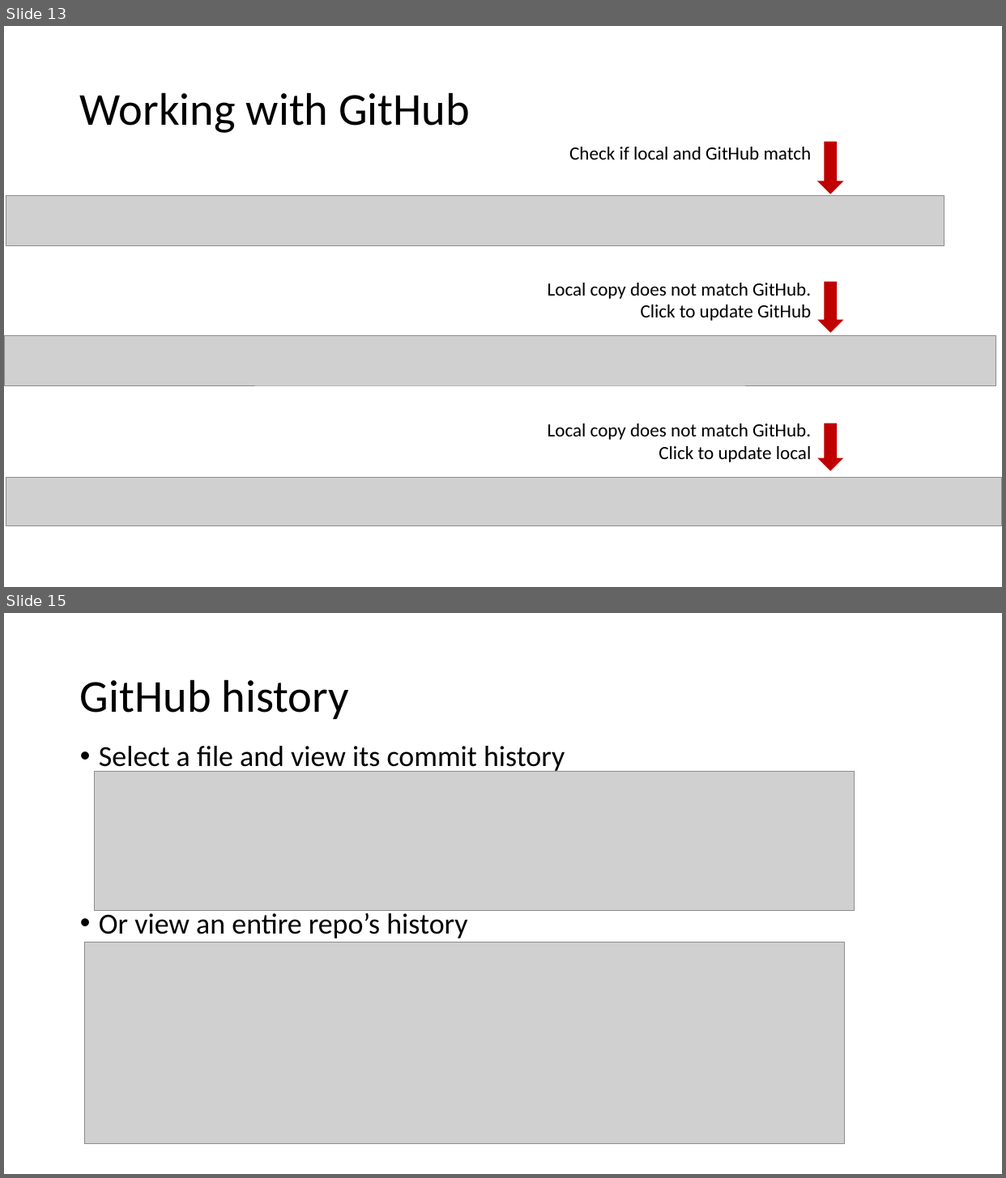
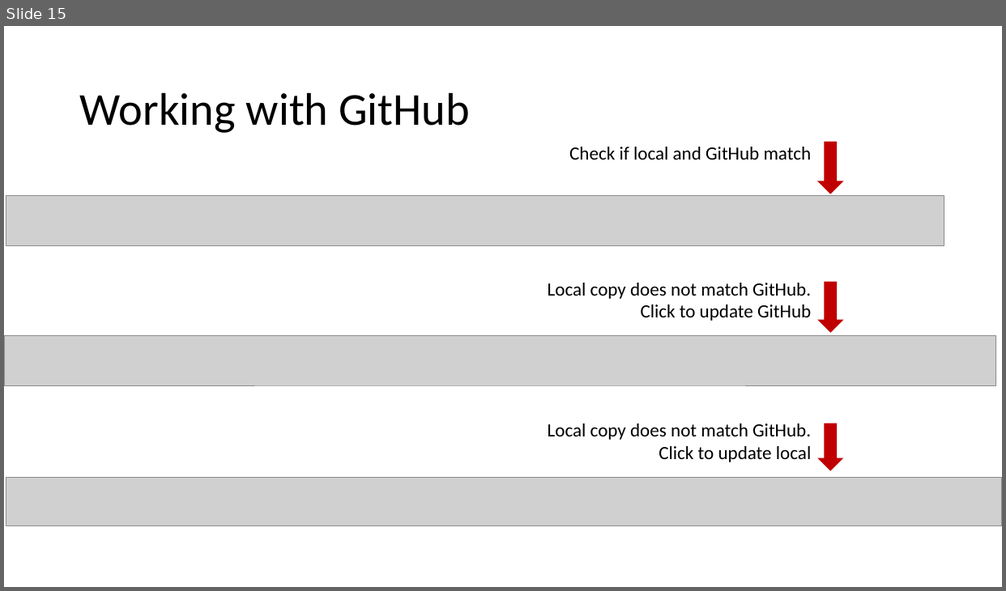
Before and after one commit to kdillmcfarland/2021-04-02-r-ladies-seattle-online, a slide deck: _episodes/R-ladies/2021-04-16_git.GUI.pptx. Shown one above the other, each under a label of ours: slides 13 and 15 before the commit, slide 15 after it; the slides between them are not shown. The pictures are 1006x1178 and 1006x591 pixels, drawn with LibreOffice and Linux fonts; fonts in the diff are those of the drawing; grey boxes stand for pictures. Boxes give left, top, right and bottom in pixels: in the first picture for what was removed or moved away, otherwise in the second. Text is boxed around its words. In the diff, an @@ line names an element or a change of style, - is before the commit and + after.

```diff
--- a/_episodes/R-ladies/2021-04-16_git.GUI.pptx
+++ b/_episodes/R-ladies/2021-04-16_git.GUI.pptx
@@ slide 15 removed at (4,613,1002,1174), background #FFFFFF @@
@@ title removed at (80,679,350,719) @@
-GitHub history
@@ text removed at (99,746,565,939) @@
-• Select a file and view its commit history
-• Or view an entire repo’s history
@@ picture removed at (94,772,854,911) @@
@@ picture removed at (84,943,844,1144) @@
@@ what was slide 13 is now slide 15 @@
```
Also in this commit, not shown: 2 slides added, 2 other slides removed, 2 other files.
